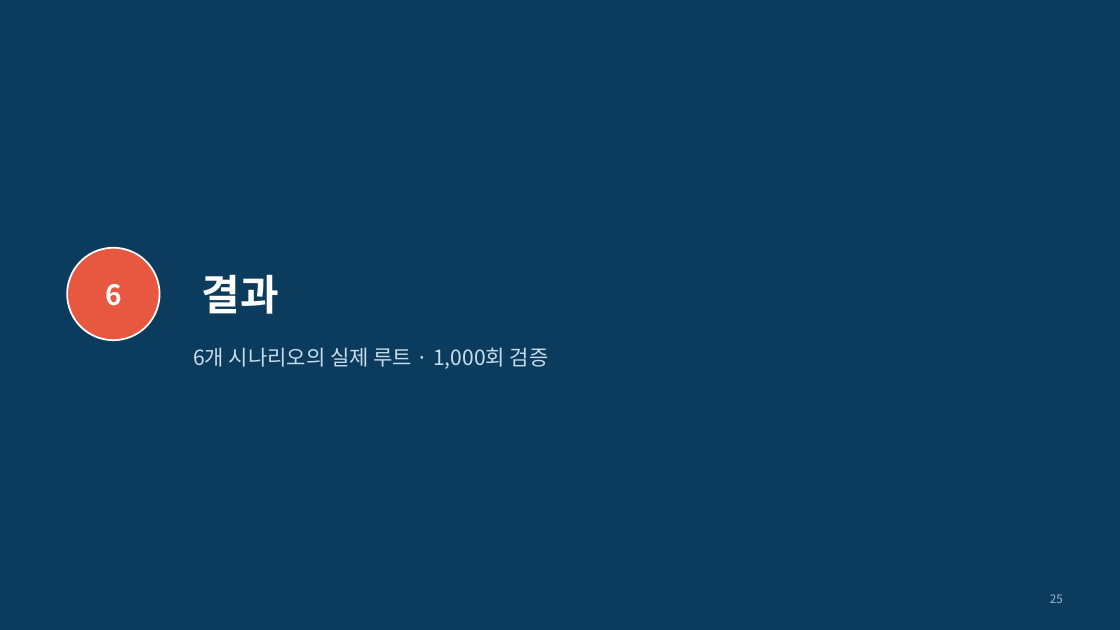
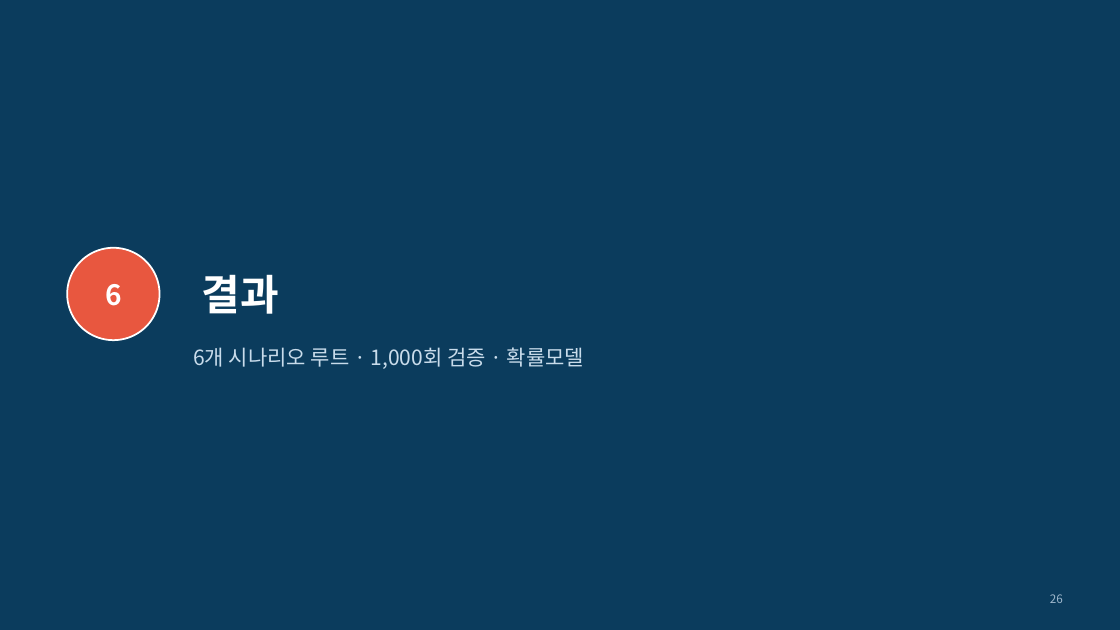
Before and after one commit to ddayoung03/busan-cruise-unpassing, a slide deck: slide 26 of 05_문서/3주차_발표자료.pptx (slide 25 before the commit). Drawn at 1120x630 pixels with LibreOffice and Linux fonts; fonts in the diff are those of the drawing. Boxes give left, top, right and bottom in pixels: in the first picture for what was removed or moved away, otherwise in the second. Text is boxed around its words. In the diff, an @@ line names an element or a change of style, - is before the commit and + after.

```diff
--- a/05_문서/3주차_발표자료.pptx
+++ b/05_문서/3주차_발표자료.pptx
@@ text at box(193, 347, 584, 369): text changed @@
-6개 시나리오의 실제 루트 · 1,000회 검증
+6개 시나리오 루트 · 1,000회 검증 · 확률모델
@@ page number at box(1050, 594, 1063, 603): text changed @@
-25
+26
```
Also in this commit, not shown: 21 other slides changed, 5 slides added, 19 other files.
